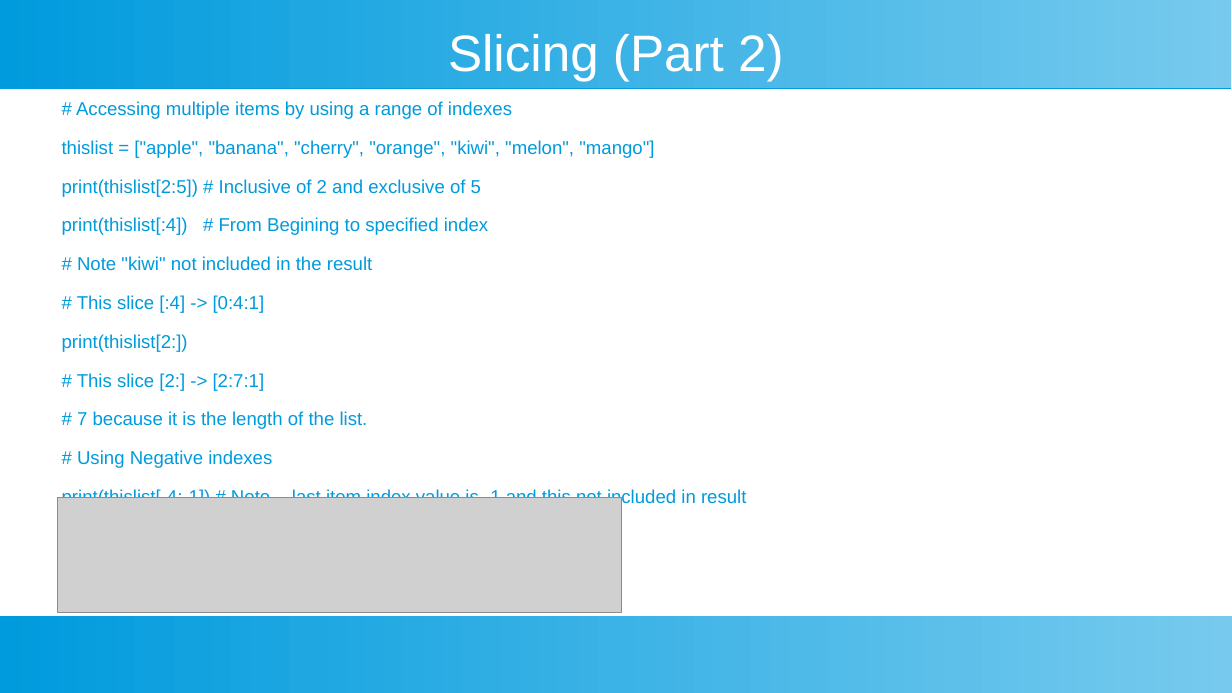
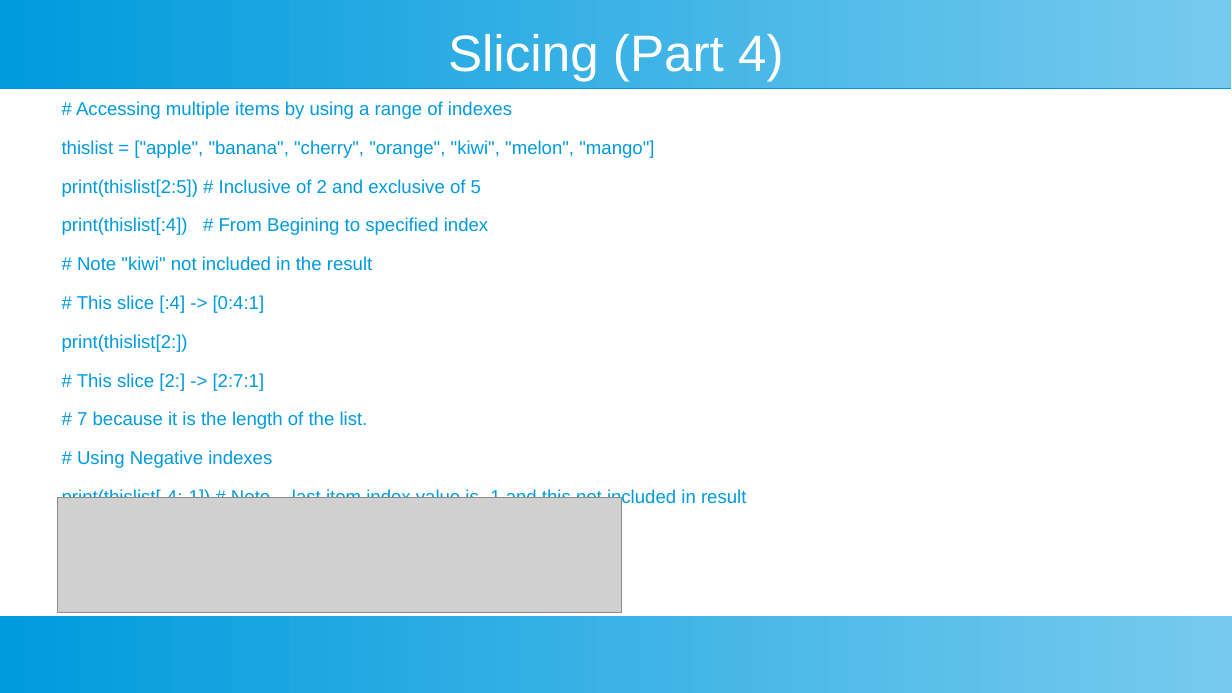
Before and after one commit to ashishjain1547/public_lessons_in_python, a slide deck: slide 12 of Ch 8 - Lists/List.odp (slide 8 before the commit). Drawn at 1232x693 pixels with LibreOffice and Linux fonts; fonts in the diff are those of the drawing; grey boxes stand for pictures. Boxes give left, top, right and bottom in pixels: in the first picture for what was removed or moved away, otherwise in the second. Text is boxed around its words. In the diff, an @@ line names an element or a change of style, - is before the commit and + after.

```diff
--- a/Ch 8 - Lists/List.odp
+++ b/Ch 8 - Lists/List.odp
@@ title at [448, 34, 784, 81]: text changed @@
-Slicing (Part 2)
+Slicing (Part 4)
```
Also in this commit, not shown: 5 other slides changed, 10 slides added, 20 other files.
